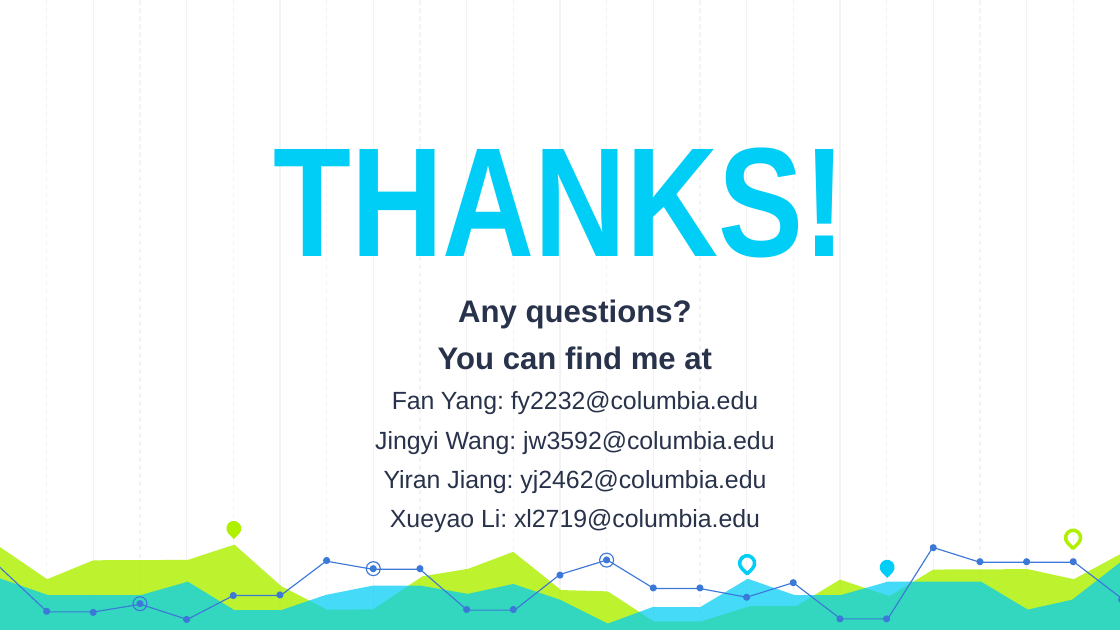
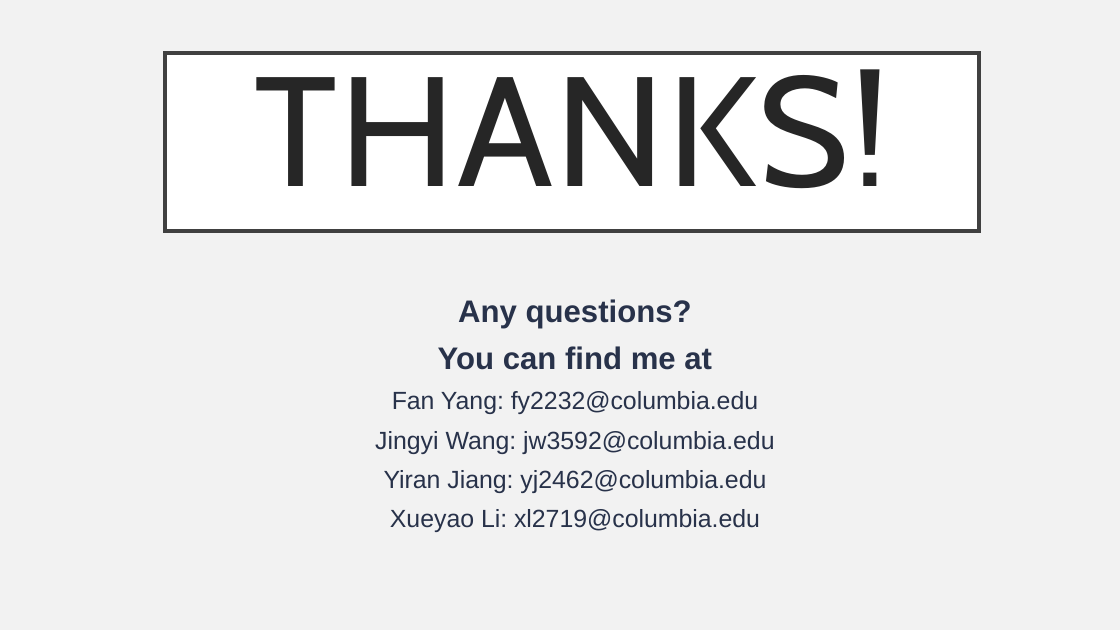
Before and after one commit to JingyiWang3/Predictive-Analytics-on-Image-Data, a slide deck: slide 19 of doc/Group9_Presentation.pptx. Drawn at 1120x630 pixels with LibreOffice and Linux fonts; fonts in the diff are those of the drawing. Boxes give left, top, right and bottom in pixels: in the first picture for what was removed or moved away, otherwise in the second. Text is boxed around its words. In the diff, an @@ line names an element or a change of style, - is before the commit and + after.

```diff
--- a/doc/Group9_Presentation.pptx
+++ b/doc/Group9_Presentation.pptx
@@ background #FFFFFF to #F2F2F2 @@
@@ group removed at <box>47,0,1073,630</box>: 23 lines @@
@@ title "THANKS!": place and size @@
-title "THANKS!" at <box>273,147,846,258</box>
+title "THANKS!" at <box>165,53,979,231</box>
@@ title "THANKS!" at <box>165,53,979,231</box>: font Arial Narrow to Cabin, text colour #00CEF6 to #262626, letter spacing 0 to 1.5 pt, bold off; line spacing 1 to 0.9; fill none to #FFFFFF; outline none to #404040 2.5 pt @@
@@ teardrop removed at <box>223,518,244,538</box> @@
@@ teardrop removed at <box>1062,527,1083,547</box> @@
@@ freeform shape removed at <box>0,544,1120,630</box> @@
@@ freeform shape removed at <box>0,561,1120,630</box> @@
@@ freeform shape removed at <box>0,561,514,619</box> @@
@@ ellipse removed at <box>366,562,381,577</box> @@
@@ freeform shape removed at <box>514,547,933,619</box> @@
@@ ellipse removed at <box>599,553,614,568</box> @@
@@ teardrop removed at <box>736,553,757,573</box> @@
@@ teardrop removed at <box>876,557,897,578</box> @@
@@ freeform shape removed at <box>934,548,1120,598</box> @@
@@ ellipse removed at <box>133,597,148,612</box> @@
@@ group removed at <box>44,544,1120,623</box>: 24 ellipses @@
```
Also in this commit, not shown: 18 other slides changed, 1 other file.
